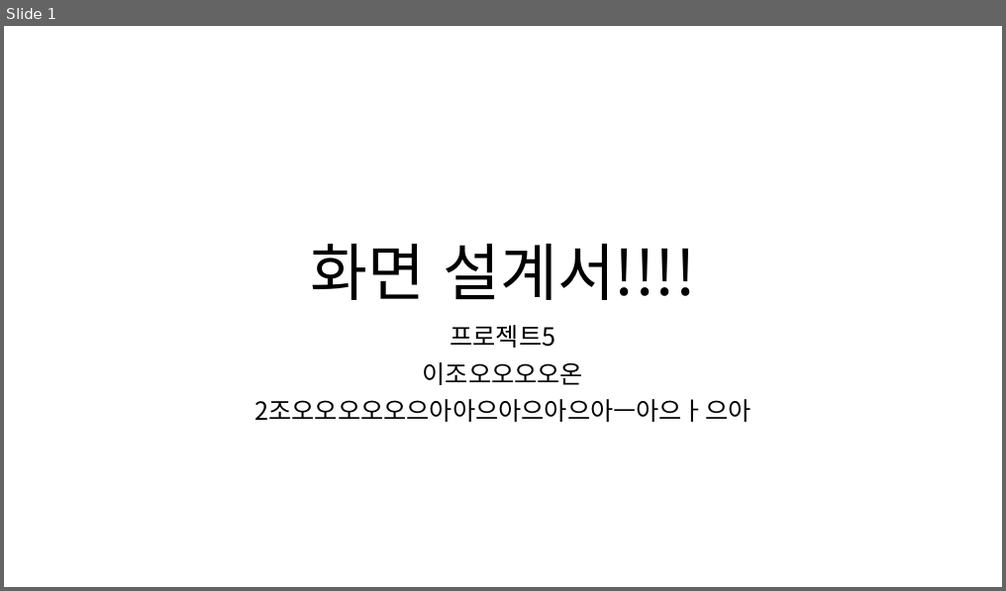
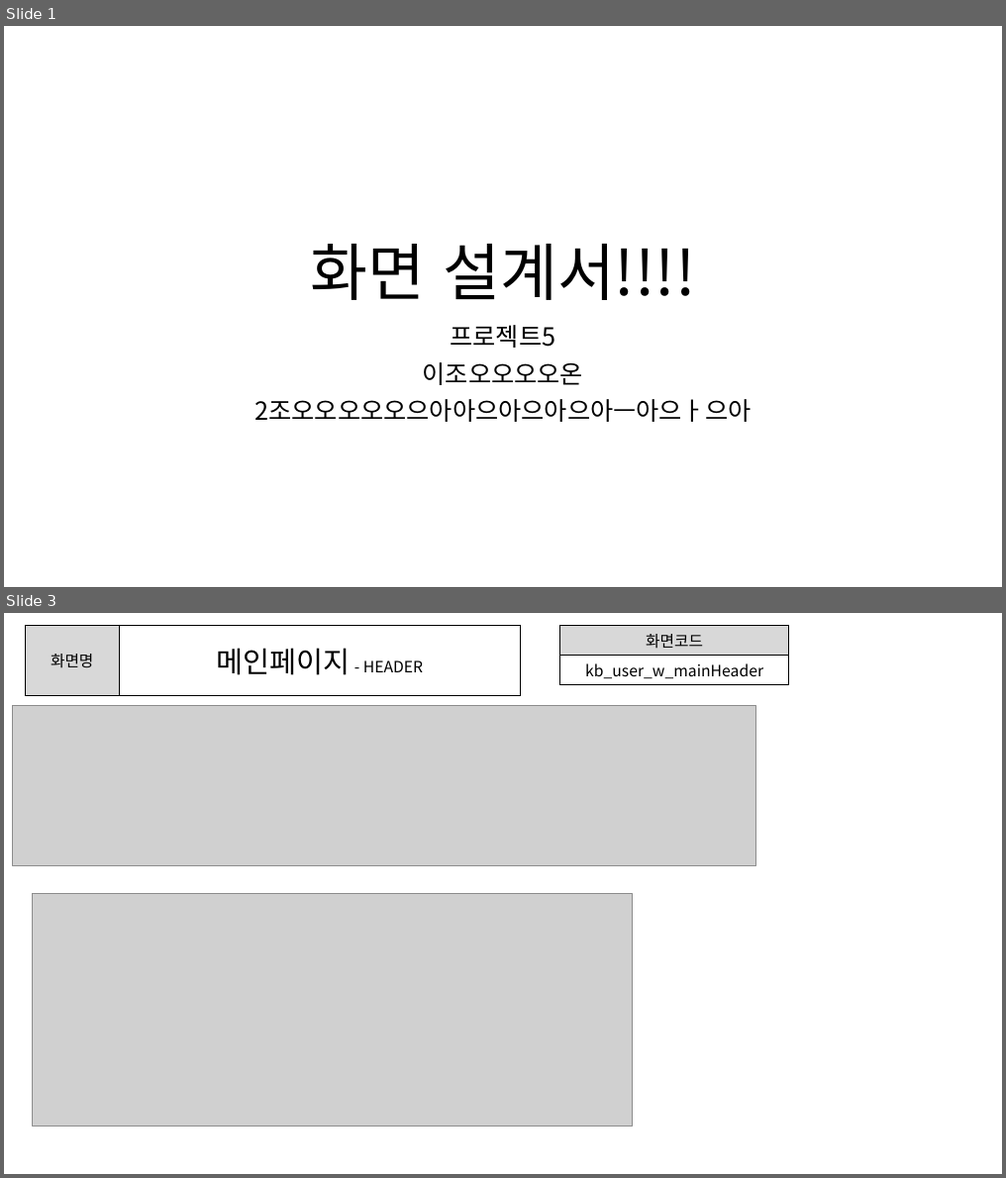
Before and after one commit to ezenteam2/e-Zone, a slide deck: 0 발표용 파워포인트/0403 1차발표/0403 project05 - 파워포인트 - 기범.pptx. Shown one above the other, each under a label of ours: slide 1 before the commit, slides 1 and 3 after it; the slides between them are not shown. The pictures are 1006x591 and 1006x1178 pixels, drawn with LibreOffice and Linux fonts; fonts in the diff are those of the drawing; grey boxes stand for pictures. Boxes give left, top, right and bottom in pixels: in the first picture for what was removed or moved away, otherwise in the second. Text is boxed around its words. In the diff, an @@ line names an element or a change of style, - is before the commit and + after.

```diff
--- a/0 발표용 파워포인트/0403 1차발표/0403 project05 - 파워포인트 - 기범.pptx
+++ b/0 발표용 파워포인트/0403 1차발표/0403 project05 - 파워포인트 - 기범.pptx
@@ slide 3 added at <box>4,613,1002,1174</box>, background #FFFFFF @@
@@ table added at <box>25,625,520,695</box>, 1 rows, 2 columns @@
+화면명 | 메인페이지 - HEADER
@@ table added at <box>560,625,788,683</box>, 2 rows, 1 columns @@
+화면코드
+kb_user_w_mainHeader
@@ picture added at <box>12,705,756,866</box> @@
@@ picture added at <box>33,894,632,1127</box> @@
```
Also in this commit, not shown: 4 slides changed, 2 other slides added, 1 slide removed.
